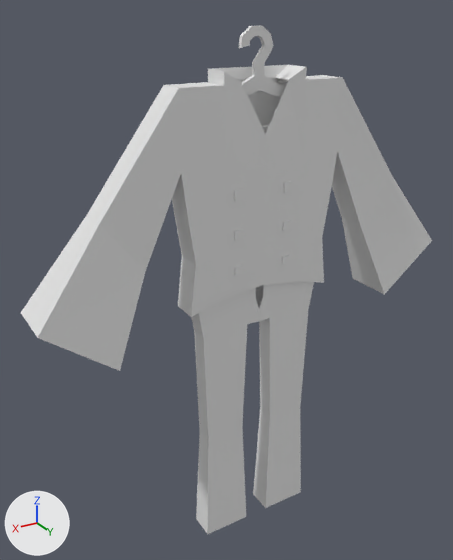
Before and after pictures for a commit that changed the Blender file art/models/props/clothes/clothes.blend.
Camera for both pictures: a 50 mm lens placed at (74.1, 111.1, 80.3), pointed at (4.3, -5.2, 22.1). Arrows for +X, +Y and +Z are at lower left; the lights stay in place. The picture after the commit comes second.

In view in the first picture: 'hanger1', 'pants1', 'shirt1'.
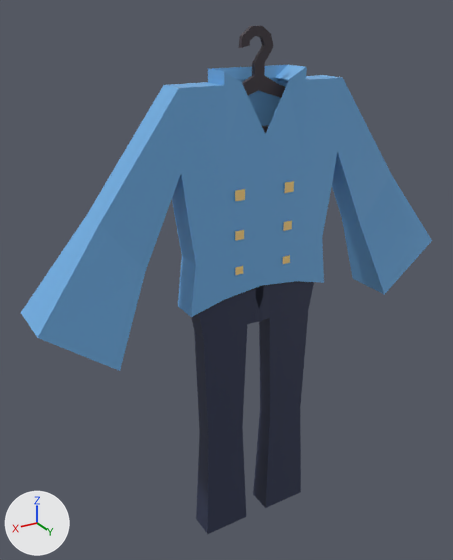
Changed parts and their boxes [x1, y1, x2, y2] in the pictures (453 x 560 px):
'pants1', recoloured (white to dark blue)
    both: [191, 281, 314, 534]
'hanger1', recoloured (white to dark grey)
    both: [239, 25, 286, 133]
part 1 of me_cube_003, recoloured (white to blue)
    both: [21, 65, 432, 371]
part 2 of me_cube_003, recoloured
    both: [235, 181, 294, 275]

Edits to the bpy script that builds the scene:
```text
Add mat_material_008:
    mat_material_008 = principled_material('Material.008')
    mat_material_008.base_color = (0.0482, 0.0369, 0.0482)  # dark grey #3e363e
Add mat_material_009:
    mat_material_009 = principled_material('Material.009')
    mat_material_009.base_color = (0.0273, 0.0356, 0.0802)  # dark blue #2e3550
Add mat_material:
    mat_material = principled_material('Material')
    mat_material.base_color = (0.162, 0.429, 0.784)  # blue #70afe5
Add mat_material_001:
    mat_material_001 = principled_material('Material.001')
    mat_material_001.base_color = (1.0, 0.697, 0.244)  # beige #ffd987
Change me_cube_003:
    where me_cube_003.from_pydata(...)  # 79 vertices, 70 faces; spans x 0.0..2.62, y -1.89..1.89, z -1.02..1.5
    used by ob_shirt1; location = (0.0, 0.0, 46.9); scale = (-19.6, -3.21, -22.4)
    me_cube_003 part 1: 67 of the faces centred in x 0.13..2.54, y -1.71..1.71, z -0.97..1.44 switch from no material to mat_material (blue #70afe5)
    me_cube_003 part 2: all 3 faces centred in x 0.32, y -1.12, z 0.08..0.84 switch from no material to mat_material_001 (beige #ffd987)
Change me_cube_008:
    where me_cube_008.from_pydata(...)  # 24 vertices, 20 faces; spans x -0.79..0.05, y -1.32..1.32, z -1.02..1.17
    add me_cube_008.materials.append(mat_material_009)  # dark blue #2e3550
Change me_cube_013:
    where me_cube_013.from_pydata(...)  # 108 vertices, 108 faces; spans x -3.67..3.67, y -1.0..1.0, z -1.95..2.52
    add me_cube_013.materials.append(mat_material_008)  # dark grey #3e363e
```
